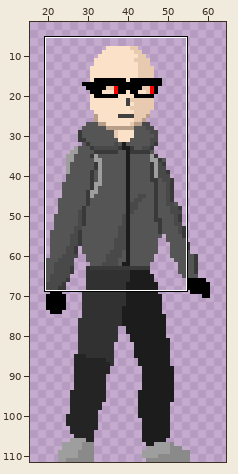
Pixel-art file: キャラクター（未完成）.aseprite. Above, an overview of the earlier version with the close-up marked.
Close-up. Earlier state:
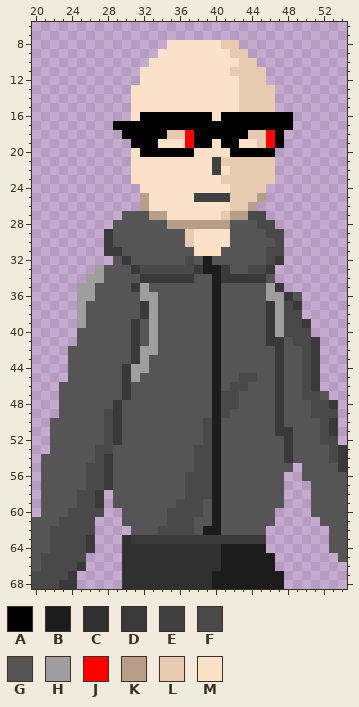
80x112 pixels, 1 frame. Colours within 5 levels of each other are drawn and written as one. Shown: x 20..54, y 6..68. The wide view leaves out empty margins. The commit also changed other parts of the picture, which this record leaves out.
Visible layers, top first: "kyarakuta /kage", "kyarakuta /himo", "kyarakuta /te/migi", "kyarakuta /te/hidari", "doutai", "asi/migi", "asi/hidari", "atama/me", "atama/kuti", "atama/kao", "atama/kaban".
Palette (. is transparent): A #000000  B #1c1c1c  C #313131  D #393939  E #414141  F #494949  G #555555  H #9e9e9e  J #ff0000  K #b69e88  L #e7cab0  M #fbe1c8
Pixels before, first column x 20:
 8 ...............MMMMMMLL............
 9 ..............MMMMMMMMLL...........
10 .............MMMMMMMMMMLL..........
11 ............MMMMMMMMMMLLLL.........
12 ............MMMMMMMMMMMLLL.........
13 ...........MMMMMMMMMMMMLLLL........
14 ...........MMMMMMMMMMMMLLLL........
15 ...........MMMMMMMMMMMMLLLL........
16 ...........MAAAAAAAAMAAAAAAAA......
17 .........AAAAAAAAAAAAAAAAAAAA......
18 ..........AAAAALLJAAAAAALLJA.......
19 ...........AAAMMMJAAMAAMMLJA.......
20 ...........MAAAAAAMMMMAAAAA........
21 ...........MMMMMMMMMELLLLLL........
22 ...........MMMMMMMMMEMLLLLL........
23 ...........MMMMMMMMMMLLLLLL........
24 ............MMMMMMMMMMLLLL.........
25 ............KMMMMMEEEELLLK.........
26 ............KMMMMMMMMMLLK..........
27 ..........GGGKKMMMMMMLKKFF.........
28 .........GGGGGGKKKKKKKGGGFF........
29 ........DGGGGGGGGLMMMMGGGGFF.......
30 ........DGGGGGGGGLMMMMGGGGGF.......
31 ........DDGGGGGGGGMMMGGGGGFF.......
32 .........GDGGGGGGFGBGGGGGGFD.......
33 .......HGGGDFFFFFFDBBDGGFFD........
34 ......HHGGGGDDDDDDGGBDDDDDG........
35 .....HHGGGGDHGGGGGGGBGGGGGHD.......
36 .....HHGGGGGHHGGGGGGBGGGGGHHDG.....
37 .....HGGGGGGDHGGGGGGBGGGGGDHFD.....
38 .....HGGGGGGDHGGGGGGBGGGGGDHFF.....
39 .....HGGGGGDGHGGGGGGBGGGGGDHFFD....
40 .....GGGGGGDGHGGGGGGBGGGGGDHFFF....
41 .....GGGGGGDGHGGGGGGBGGGGGDDGFFD...
42 ....GGGGGGGDHHGGGGGGBGGGGGGDGGFD...
43 ....GGGGGGGDHGGGGGGGBGGGGGGDGGFD...
44 ....GGGGGGDHHGGGGGGGBGGGGGGDGGFD...
45 ....GGGGGGDHGGGGGGGGBGGFFGGDGGFD...
46 ...GGGGGGGDGGGGGGGGGBGFFGGGDGGFD...
47 ...GGGGGGGDGGGGGGGGGBFFGGGGDGGFFG..
48 ...GGGGGGDGGGGGGGGGGBFFGGGGDGGGFFD.
49 ...GGGGGFDGGGGGGGGGGBFGGGGGDGGGFFF.
50 ..GGGGGGFDGGGGGGGGGFBGGGGGGDGGGGFD.
51 ..GGGGGGFDGGGGGGGGGFBGGGGGGDDGGGFD.
52 ..GGGGGGFDGGGGGGGGGFBGGGGGGGDGGGFF.
53 ..GGGGGFFGGGGGGGGGFFBGGGGGGGDGGGGFD
54 .GGGGGGFDGGGGGGGGGFFBGGGGGGGDGGGGFD
55 .GGGGGFFDGGGGGGGGGFFBGGGGGGGG.GGGGD
56 .GGGGGFFDGGGGGGGGFFFBGGGGGGG..GGGGG
57 .GGGGGFFDGGGGGGGGFFFBGGGGGGG...GGGG
58 .GGGGFFD.GGGGGGGGFFFBGGGGGGG...GGGG
59 .GGGGFFD.GGGGGGGFFFGBGGGGGGG...GGGG
60 .GGGFFFF..GGGGGFFFFGBGGGGGG....GGGG
61 GGGFFFF...GGGGGFFFGGBGGGGGG.....GGG
62 GGFFFFF....GGGFFFFGBBGGGGG.......GG
63 GGFFFFD...CDDDDDDDDDDDDDDD.......GG
64 GGFFFFD...CCCCCCCCCCCBBBBB.......GG
65 GFFFFF....CCCCCCCCCCCBBBBBB.......G
66 GFFFFD....CCCCCCCCCCCBBBBBB........
67 FFFFD.....CCCCCCCCCCBBBBBBBB.......
68 FFFDD.....CCCCCCCCCCBBBBBBBB.......
After the commit:
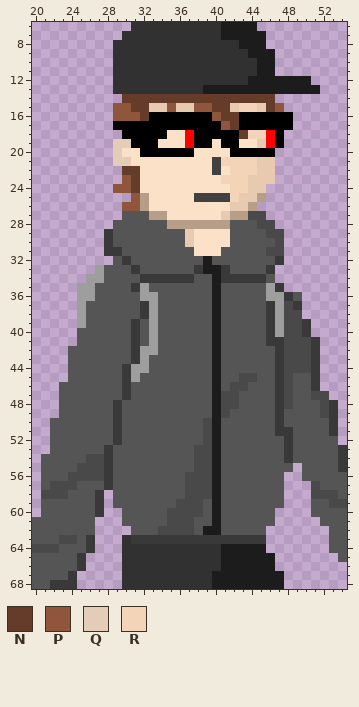
Colours new in this view: N #653c29  P #8f563b  Q #e3cdb8  R #f3d4b9
From old to new:
layer "kaban" added
layer "kami/kami" added
layer "atama/kaban" removed
layer "kyarakuta /kage" removed
Changed rows in their new state; - is an unchanged pixel.
first column x 29:
 6 --CCCCCCCCCCBBBB-------
 7 -CCCCCCCCCCCBBBBB------
 8 CCCCCCCCCCCCCCBBB------
 9 CCCCCCCCCCCCCCCBBB-----
10 CCCCCCCCCCCCCCCCBB-----
11 CCCCCCCCCCCCCCCCBB-----
12 CCCCCCCCCCCCCCCBBBBBBB-
13 CCCCCCCCCCBBBBBBBBBBBBB
14 -NNNNNNNNNNNNNNNNN-----
15 PPNNLLPLLPPNNLRR-NP----
16 PPPN-------PNN---------
17 ------------PN---------
18 ------MM------NRR------
19 QQ---------------------
20 QM---------------------
21 QQ----------RRRR-------
22 -NN----------RRR-------
23 -PN---------RRR--------
24 PPN----------RR--------
25 --P----------R---------
26 -PP--------------------
first column x 32:
32 -----G--------G
33 GGGGGG------GG-
first column x 20:
40 ------------------------------D----
41 ----------------------------F------
42 ----------------------------FF-----
43 ----------------------------FF-----
44 ----------------------------FF-----
45 ----------------------------F-G----
46 ----------------------------F-G----
47 ----------------------------F-G-F--
48 ----------------------------F--G---
49 --------G----------------------G-D-
50 --------G-----------------------G--
51 --------G-----------------------G--
52 --------G-----------------------GG-
53 -------GD------------------------G-
54 ------F--------------------------G-
55 -----F-----------------------------
56 ----FF-----------------------------
57 --FFF-GG-----------------------F---
58 -FFF-GG------------------------FFF-
59 -----GG--------------------------FF
60 ----GGGD---------------------------
61 ---GGGG----------------------------
62 --GGGGG----------------------------
63 --G--G-----------------------------
64 FF-GGG-----------------------------
65 -GGGGD-----------------------------
66 -GGGG------------------------------
67 GGGG-------------------------------
68 GGD--------------------------------
Changed places in both close-ups, as pixel boxes (x1, y1, x2, y2):
changed: (113, 22, 320, 211)
changed: (140, 256, 194, 274)
changed: (248, 256, 275, 274)
changed: (284, 328, 347, 508)
changed: (32, 409, 113, 589)
